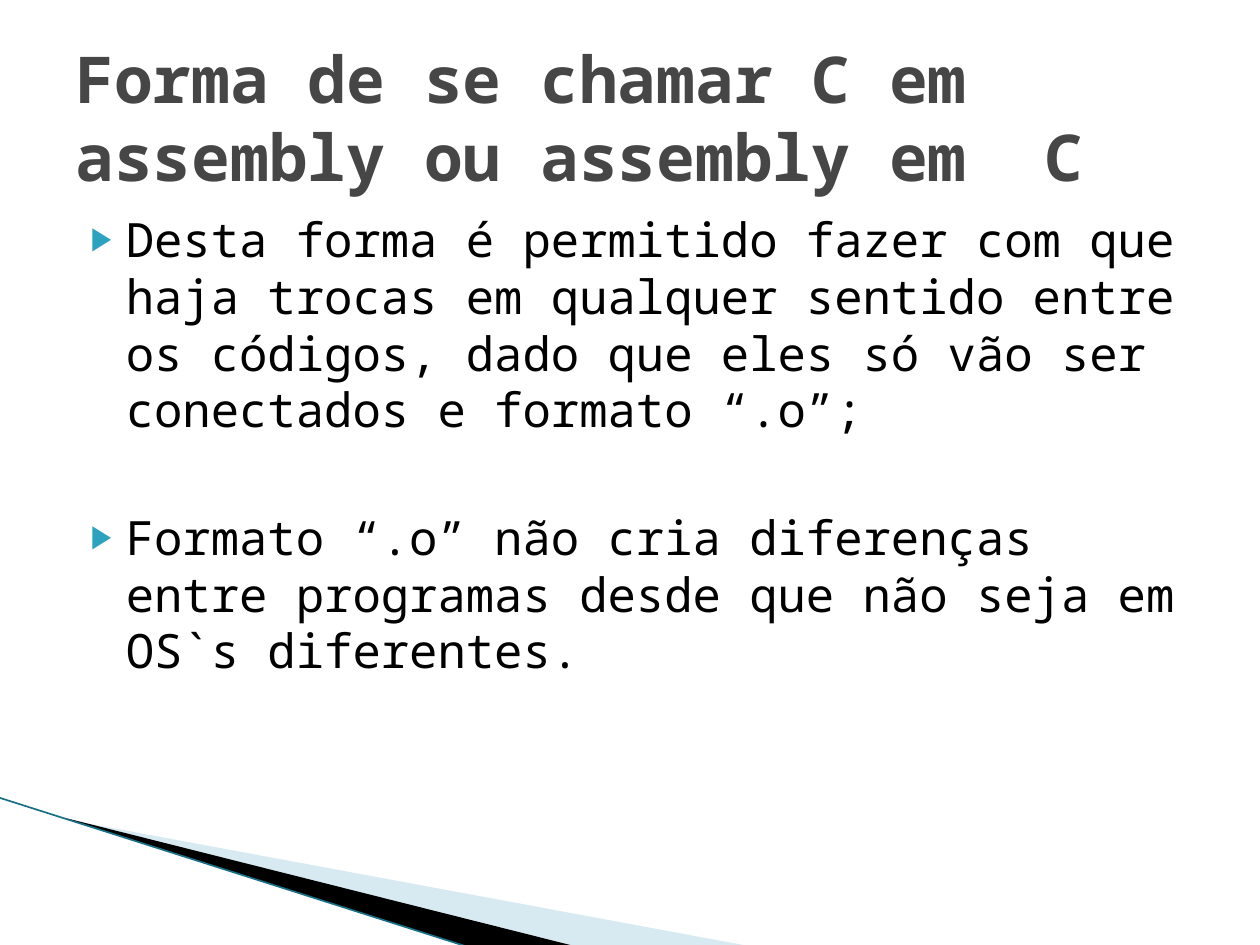
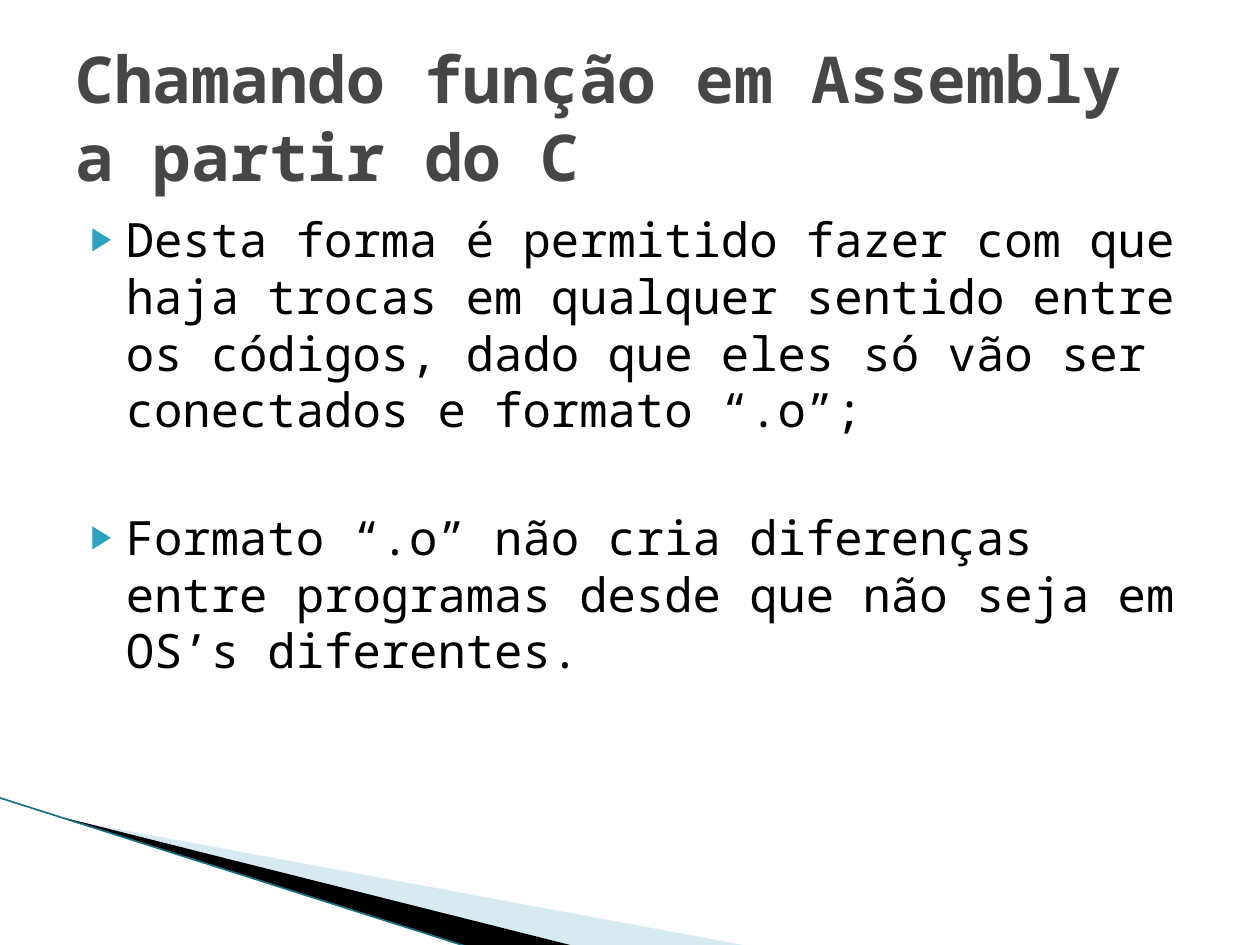
Before and after one commit to phdenis40/mips-assembler-unb, a slide deck: slide 9 of seminario/Interface entre C e Assemby 8085.pptx (slide 10 before the commit). Drawn at 1260x945 pixels with LibreOffice and Linux fonts; fonts in the diff are those of the drawing; background and template pictures are left out. Boxes give left, top, right and bottom in pixels: in the first picture for what was removed or moved away, otherwise in the second. Text is boxed around its words. In the diff, an @@ line names an element or a change of style, - is before the commit and + after.

```diff
--- a/seminario/Interface entre C e Assemby 8085.pptx
+++ b/seminario/Interface entre C e Assemby 8085.pptx
@@ title at (x1=75, y1=53, x2=1122, y2=197): text changed @@
-Forma de se chamar C em assembly ou assembly em C
+Chamando função em Assembly a partir do C
@@ text at (x1=126, y1=519, x2=1175, y2=669): text changed @@
-▶ Formato “.o” não cria diferenças entre programas desde que não seja em OS`s diferentes.
+▶ Formato “.o” não cria diferenças entre programas desde que não seja em OS’s diferentes.
```
Also in this commit, not shown: 7 other slides changed, 10 slides added, 6 slides removed.
